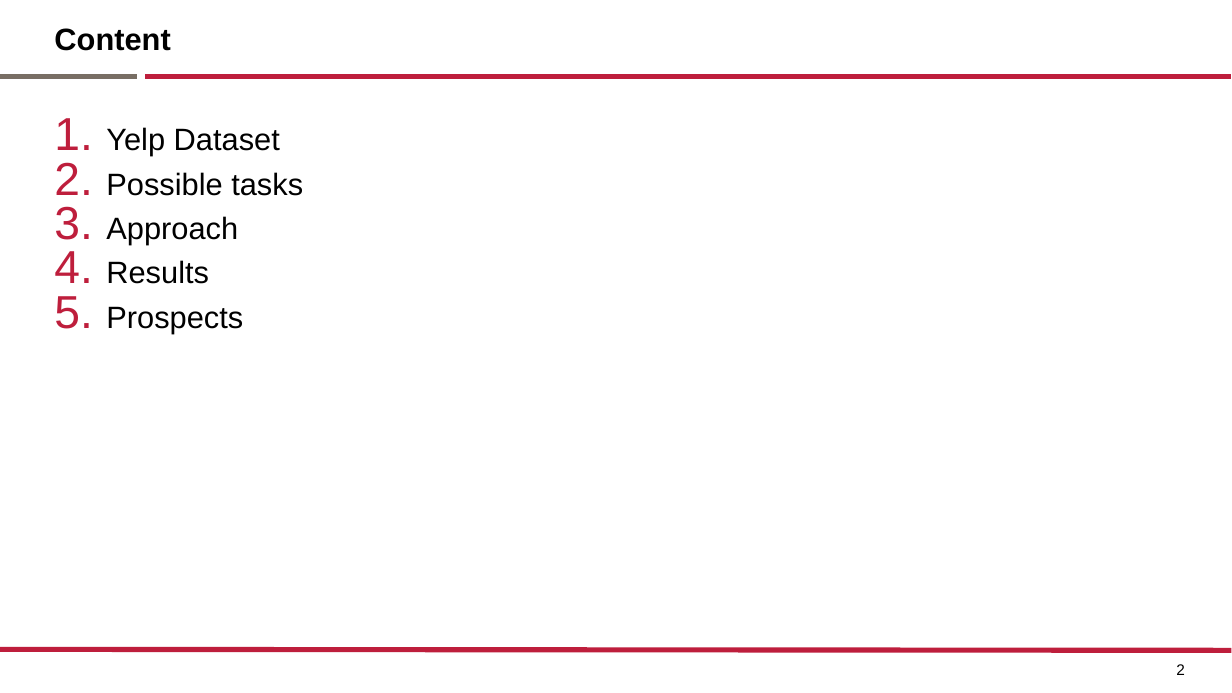
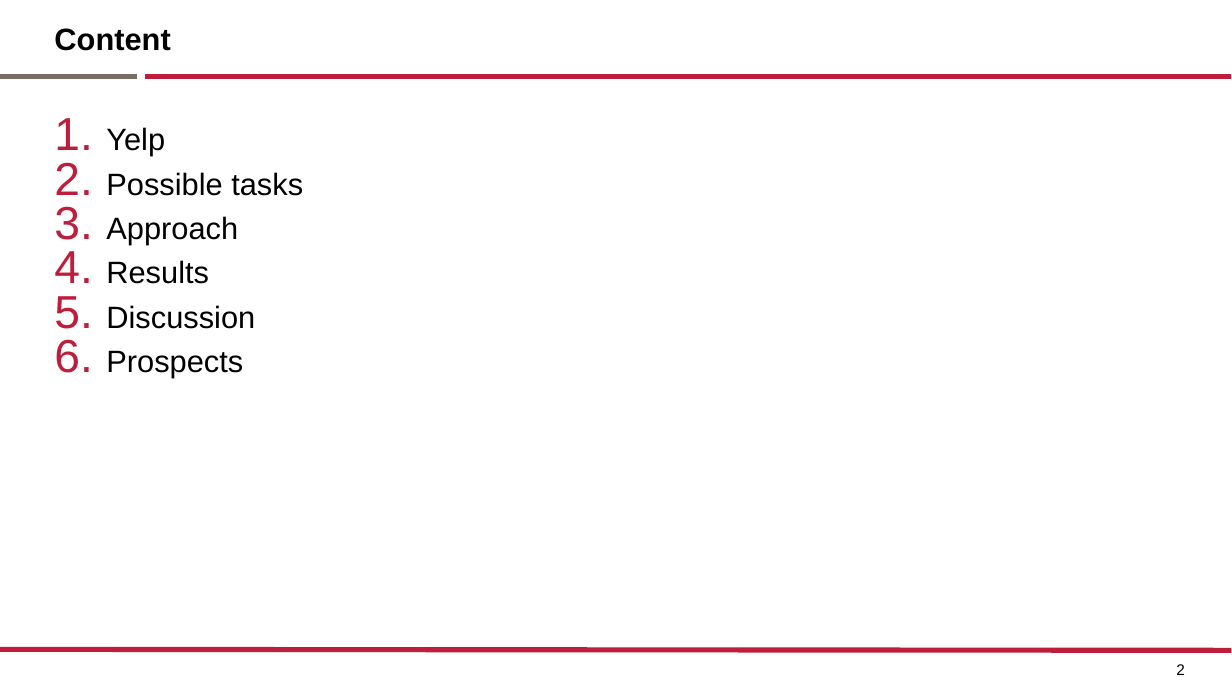
Before and after one commit to elviraPupka-Lipinski/Yelp_Analyzer, a slide deck: slide 2 of Presentation.pptx. Drawn at 1232x693 pixels with LibreOffice and Linux fonts; fonts in the diff are those of the drawing. Boxes give left, top, right and bottom in pixels: in the first picture for what was removed or moved away, otherwise in the second. Text is boxed around its words. In the diff, an @@ line names an element or a change of style, - is before the commit and + after.

```diff
--- a/Presentation.pptx
+++ b/Presentation.pptx
@@ text at <box>106,127,165,156</box>: text changed @@
-1. Yelp Dataset
+1. Yelp
@@ text at <box>106,305,255,329</box>: paragraph added @@
+5. Discussion
```
Also in this commit, not shown: 7 other slides changed, 30 slides added, 4 slides removed, 4 other files.
